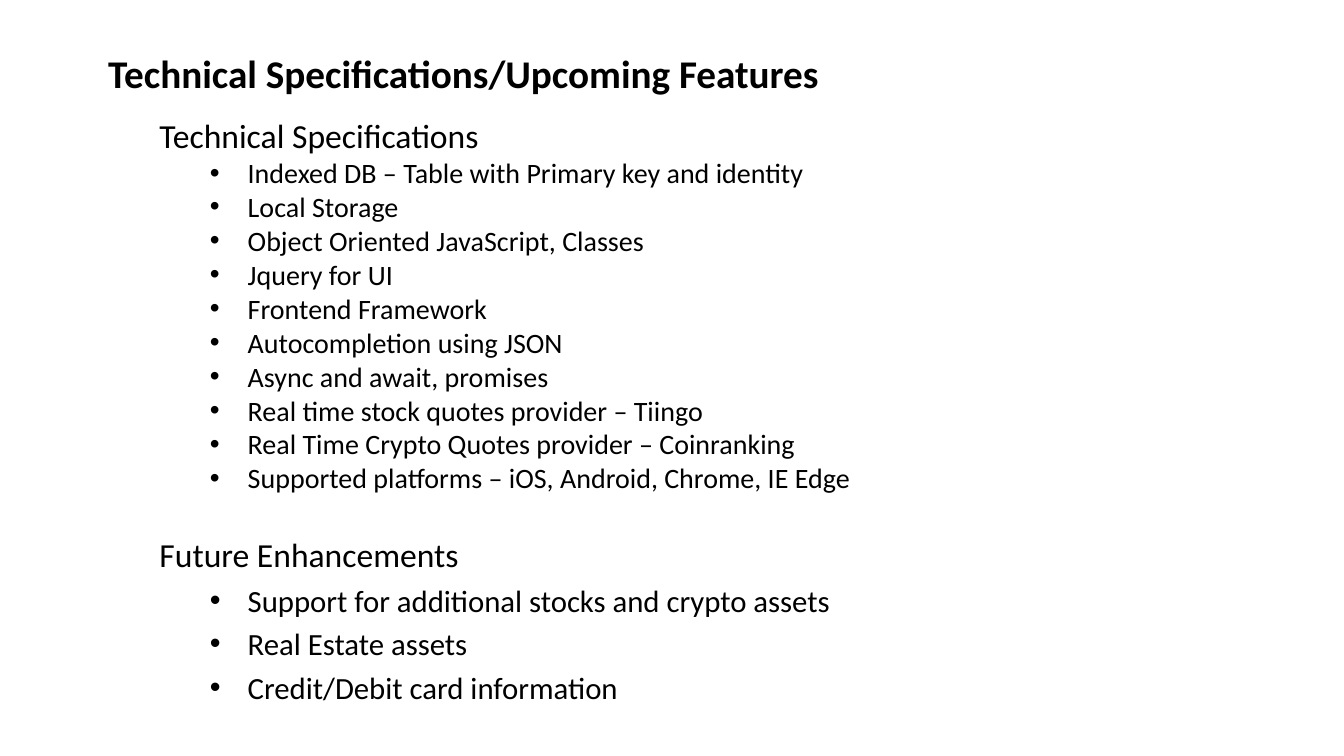
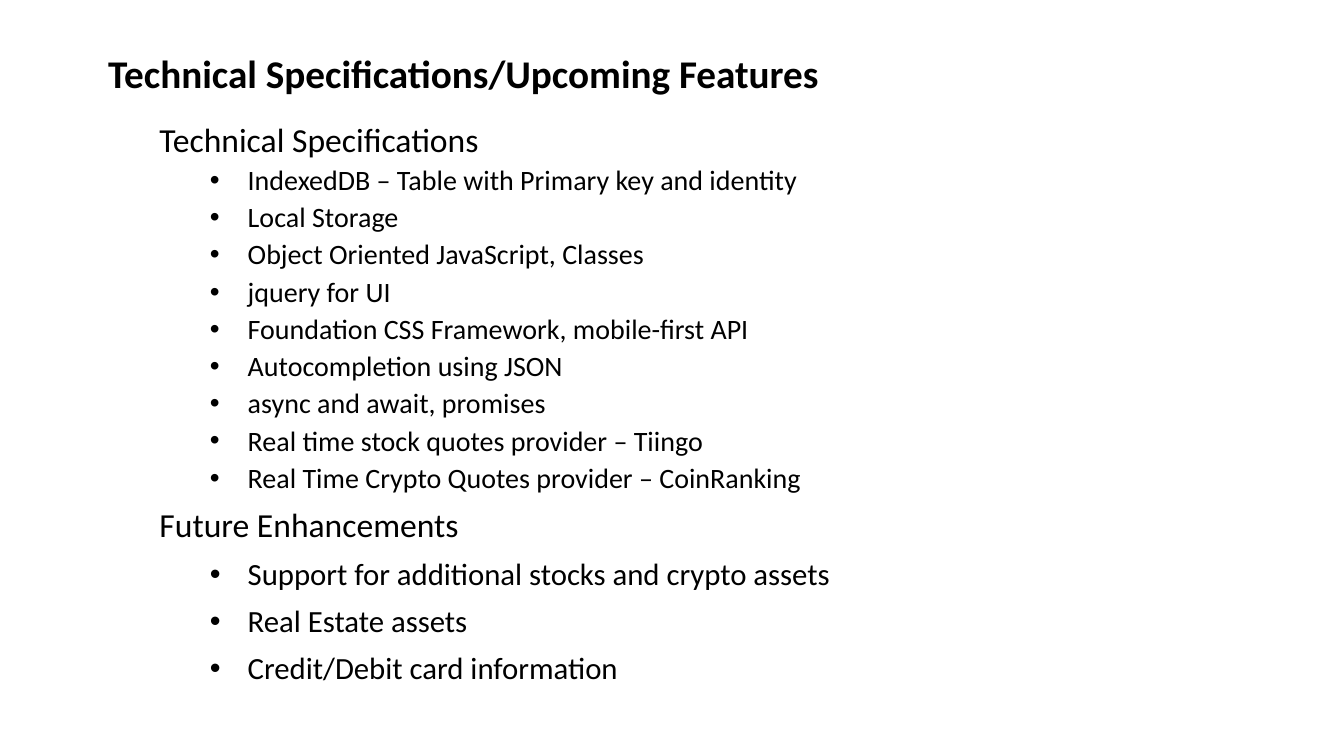
Before and after one commit to srikpv/GTBootCamp_Project1, a slide deck: slide 2 of project1.pptx. Drawn at 1344x756 pixels with LibreOffice and Linux fonts; fonts in the diff are those of the drawing. Boxes give left, top, right and bottom in pixels: in the first picture for what was removed or moved away, otherwise in the second. Text is boxed around its words. In the diff, an @@ line names an element or a change of style, - is before the commit and + after.

```diff
--- a/project1.pptx
+++ b/project1.pptx
@@ subtitle at (x1=159, y1=128, x2=829, y2=681): line spacing 0.8 to 0.9 @@
@@ subtitle at (x1=248, y1=170, x2=796, y2=195): text changed @@
-  • Indexed DB – Table with Primary key and identity
+  • IndexedDB – Table with Primary key and identity
@@ subtitle at (x1=248, y1=282, x2=749, y2=343): text changed @@
-  • Jquery for UI
-  • Frontend Framework
+  • jquery for UI
+  • Foundation CSS Framework, mobile-first API
@@ subtitle at (x1=248, y1=393, x2=546, y2=418): text changed @@
-  • Async and await, promises
+  • async and await, promises
@@ subtitle at (x1=248, y1=468, x2=800, y2=493): text changed @@
-  • Real Time Crypto Quotes provider – Coinranking
-  • Supported platforms – iOS, Android, Chrome, IE Edge
+  • Real Time Crypto Quotes provider – CoinRanking
```
Also in this commit, not shown: 3 other slides changed.
